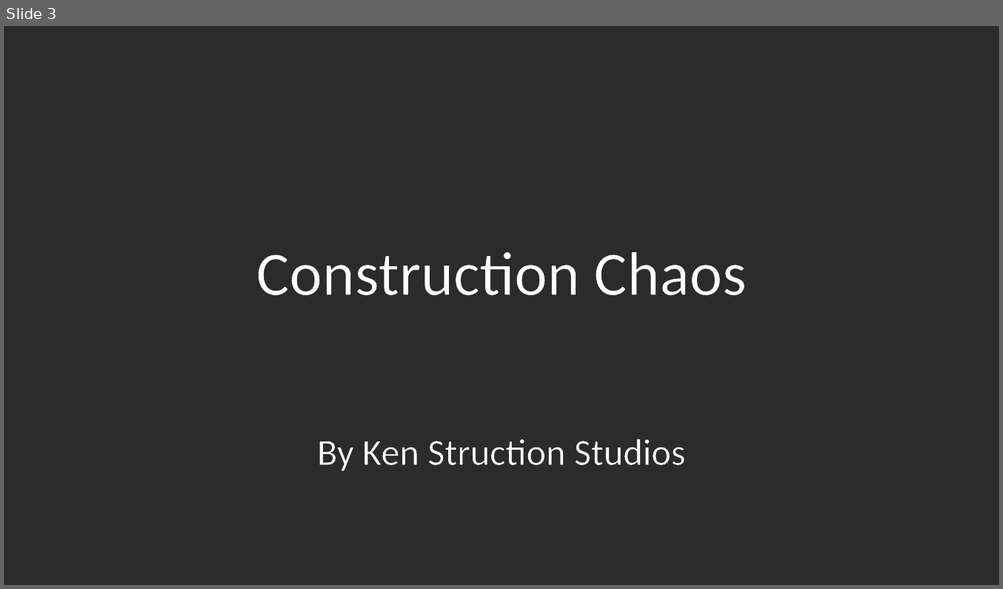
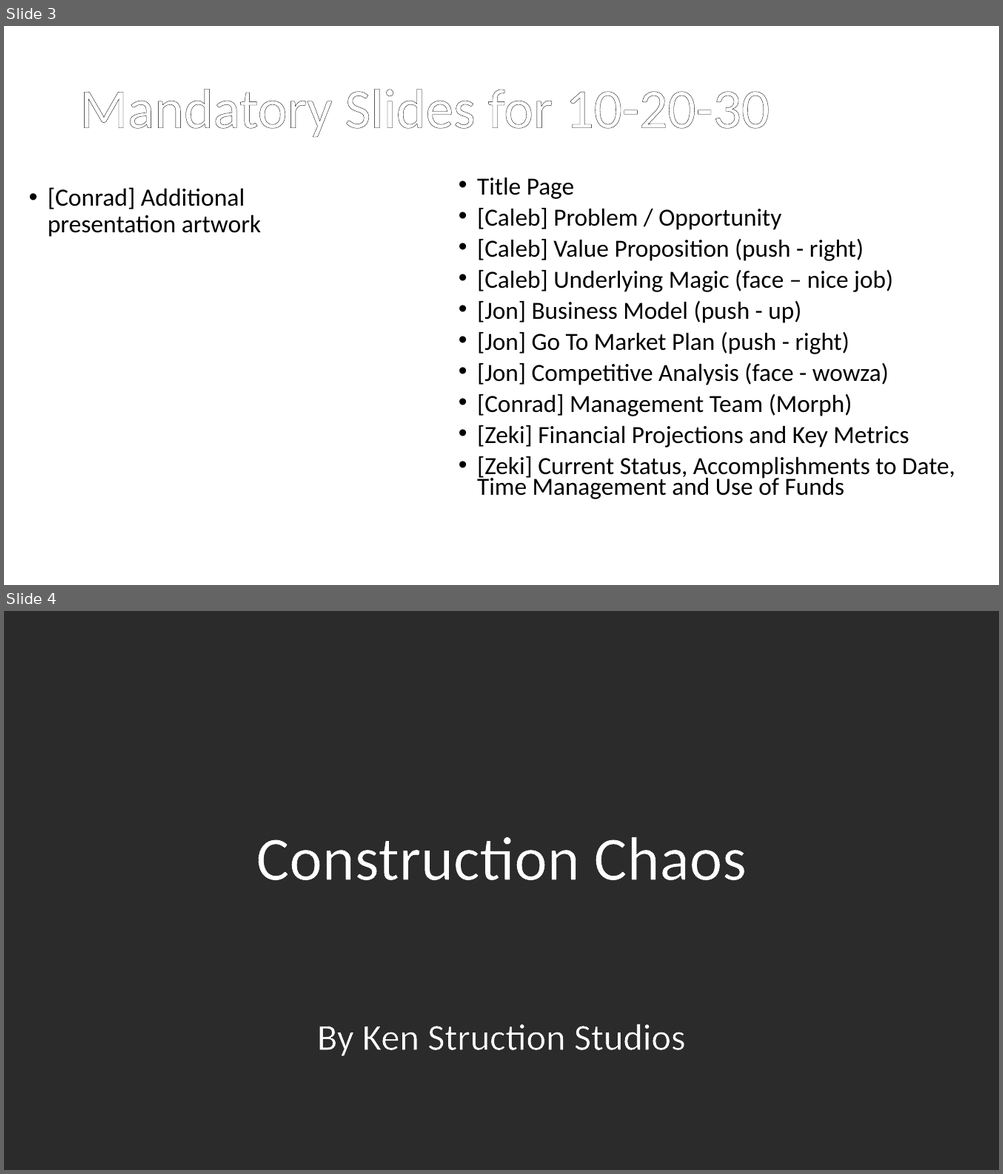
Before and after one commit to craigzeki/ConstructionChaos, a slide deck: ProjectDocumentation/Pitch Deck/Pitch Deck Template.pptx. Shown one above the other, each under a label of ours: slide 3 before the commit, slides 3 and 4 after it. The pictures are 1003x589 and 1003x1174 pixels, drawn with LibreOffice and Linux fonts; fonts in the diff are those of the drawing; background and template pictures are left out; a plain dark background stands for a picture behind light text. Boxes give left, top, right and bottom in pixels: in the first picture for what was removed or moved away, otherwise in the second. Text is boxed around its words. In the diff, an @@ line names an element or a change of style, - is before the commit and + after.

```diff
--- a/ProjectDocumentation/Pitch Deck/Pitch Deck Template.pptx
+++ b/ProjectDocumentation/Pitch Deck/Pitch Deck Template.pptx
@@ slide 3 added at box(4, 26, 999, 585), background picture (left out) @@
@@ title added at box(79, 89, 769, 137), 54 pt, text #FFFFFF @@
+Mandatory Slides for 10-20-30
@@ text added at box(477, 178, 955, 500), 23.8 pt, text #000000 @@
+• Title Page
+• [Caleb] Problem / Opportunity
+• [Caleb] Value Proposition (push - right)
+• [Caleb] Underlying Magic (face – nice job)
+• [Jon] Business Model (push - up)
+• [Jon] Go To Market Plan (push - right)
+• [Jon] Competitive Analysis (face - wowza)
+• [Conrad] Management Team (Morph)
+• [Zeki] Financial Projections and Key Metrics
+• [Zeki] Current Status, Accomplishments to Date, Time Management and Use of Funds
@@ text added at box(48, 187, 261, 237), 24 pt, text #000000 @@
+• [Conrad] Additional presentation artwork
@@ what was slide 3 is now slide 4 @@
```
Also in this commit, not shown: 2 other slides added, 1 slide removed, 2 other files.
